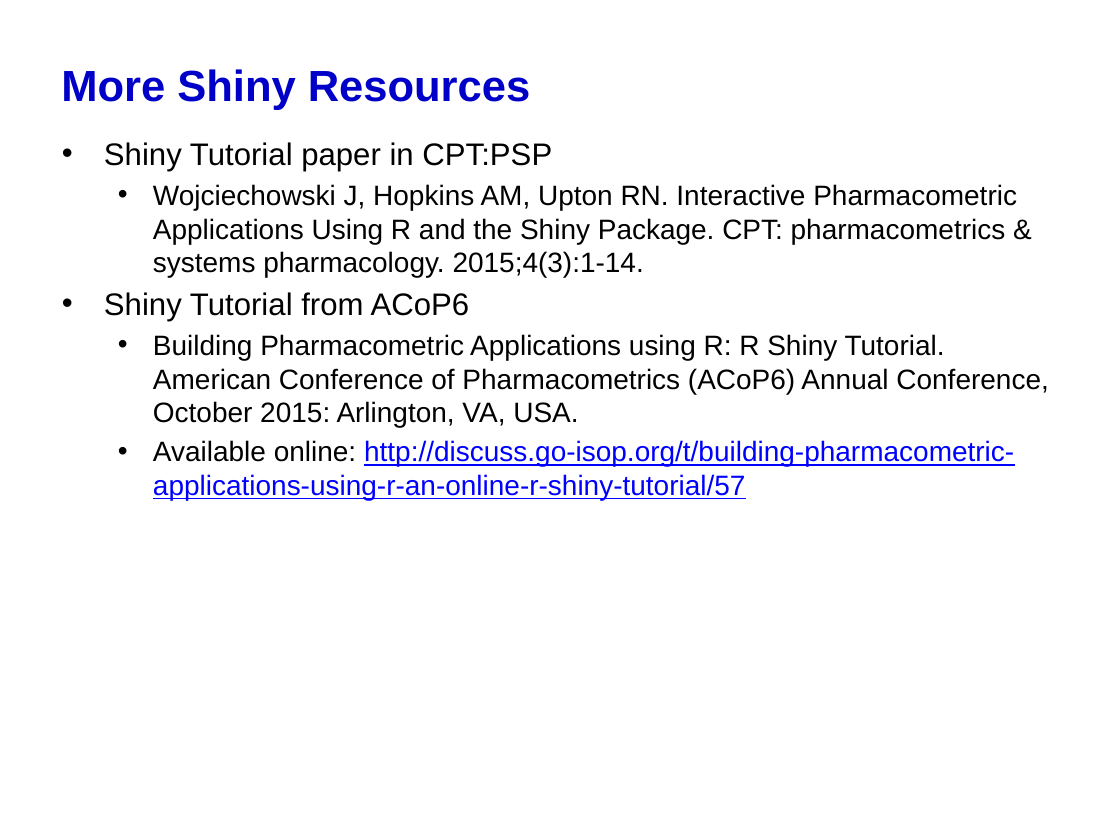
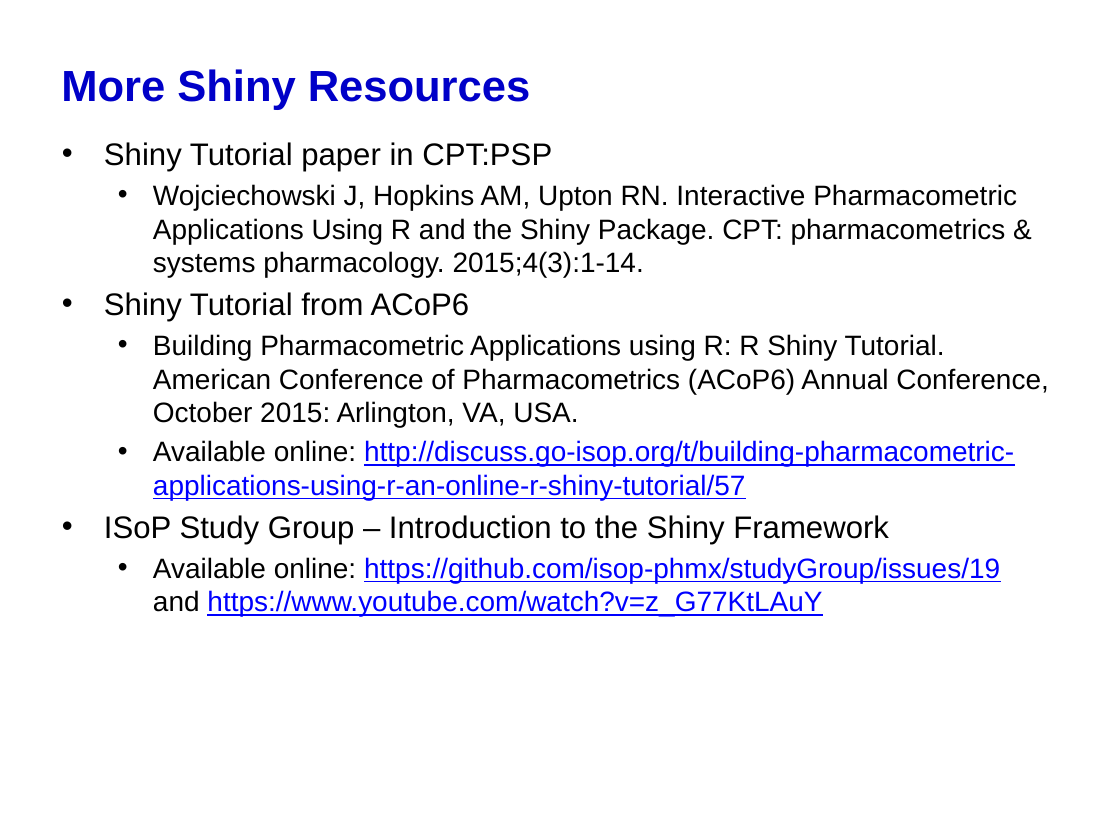
Before and after one commit to jhhughes256/shiny-paganz, a slide deck: slide 18 of man_slides_theory.pptx. Drawn at 1120x840 pixels with LibreOffice and Linux fonts; fonts in the diff are those of the drawing; background and template pictures are left out. Boxes give left, top, right and bottom in pixels: in the first picture for what was removed or moved away, otherwise in the second. Text is boxed around its words. In the diff, an @@ line names an element or a change of style, - is before the commit and + after.

```diff
--- a/man_slides_theory.pptx
+++ b/man_slides_theory.pptx
@@ text at <box>104,515,1000,616</box>: paragraphs added @@
+• ISoP Study Group – Introduction to the Shiny Framework
+  • Available online: https://github.com/isop-phmx/studyGroup/issues/19 and https://www.youtube.com/watch?v=z_G77KtLAuY
```
Also in this commit, not shown: 5 other slides changed, 2 slides added, 2 slides removed, 3 other files.
